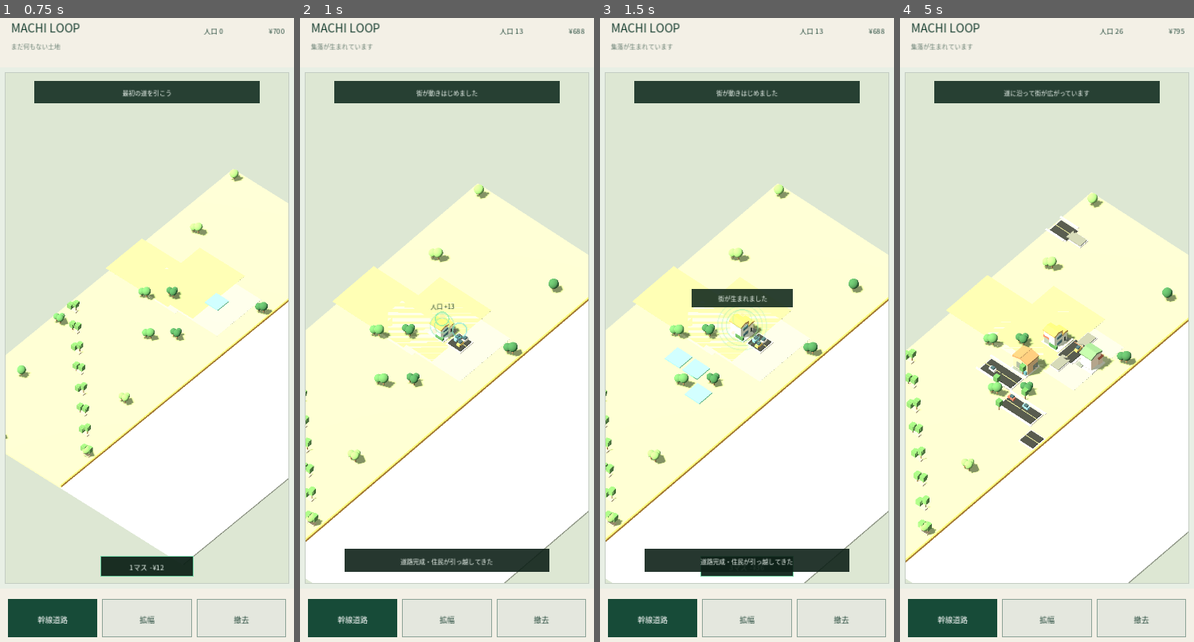
Above: before the commit, frames 1-4 (left to right).
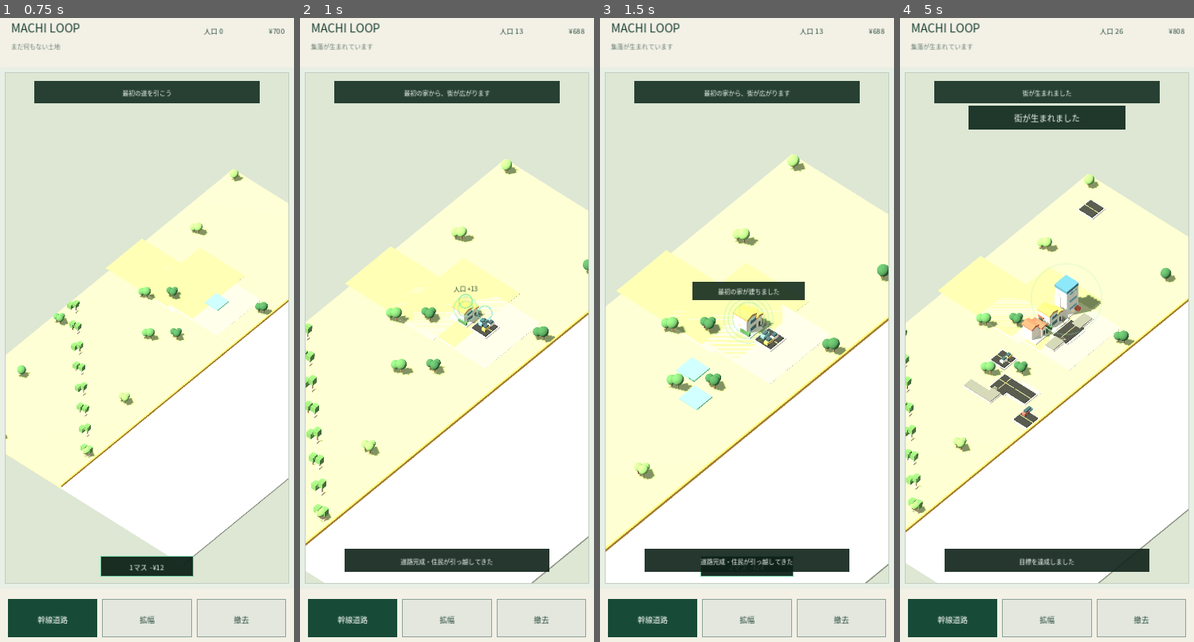
Above: after the commit, the same moments.

Repository: 48wr9f4wgp-lab/machi-loop
Game: Godot game, scene res://main.tscn
Two runs of this game, one before a commit and one after it. Both use one fixed random seed, a clock stepped at 60 frames per second and the inputs below.
Inputs (mouse positions are in pixels of both pictures, inside the frame that each line leads up to):
- Up to frame 1 (0.75 s): tap Enter at 0.5 s; move the mouse to (211, 298) at 0.52 s; click (211, 298) at 0.67 s
- Up to frame 2 (1 s): no input
- Up to frame 3 (1.5 s): drag from (688, 367) to (732, 461) at 1.27 s
- Up to frame 4 (5 s): move the mouse to (1076, 192) at 2.02 s; click (1076, 192) at 2.17 s; drag from (1032, 461) to (958, 236) at 2.77 s; move the mouse to (1135, 429) at 3.52 s; click (1135, 429) at 3.67 s; drag from (958, 236) to (1002, 174) at 4.27 s

Frame 1 is identical in both runs. In frame 2, 12% of the frame differs, in the area x 1-99%, y 11-91%; in frame 3, 14%; in frame 4, 22%, in the area x 1-99%, y 1-91%.

Commit message:
feat(v0.28): enable city birth sequence

Diff:
--- a/main.gd
+++ b/main.gd
@@ -1 +1 @@
-extends "res://main_v27_growth_delight.gd"
+extends "res://main_v28_city_birth_sequence.gd"
